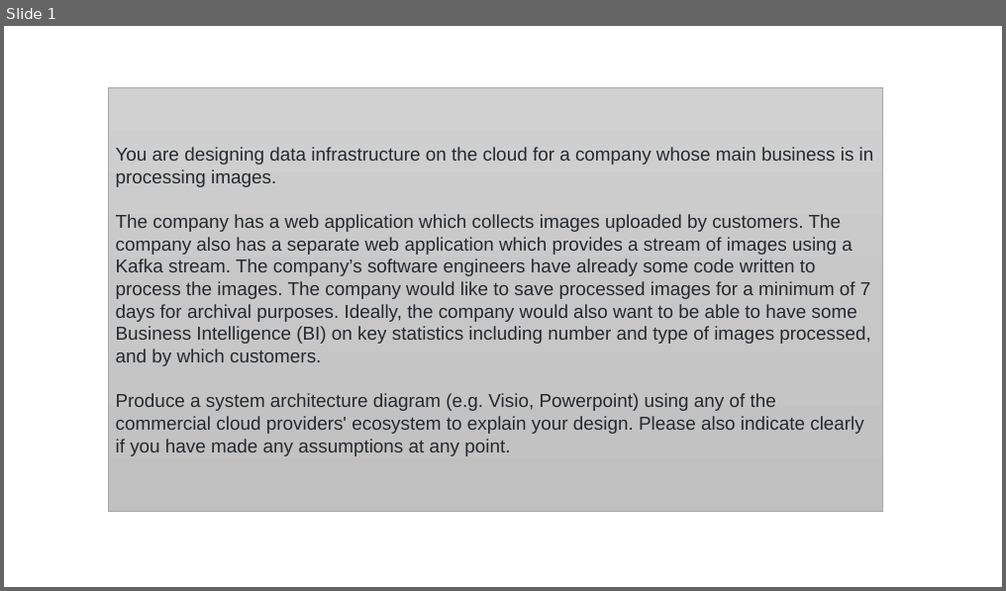
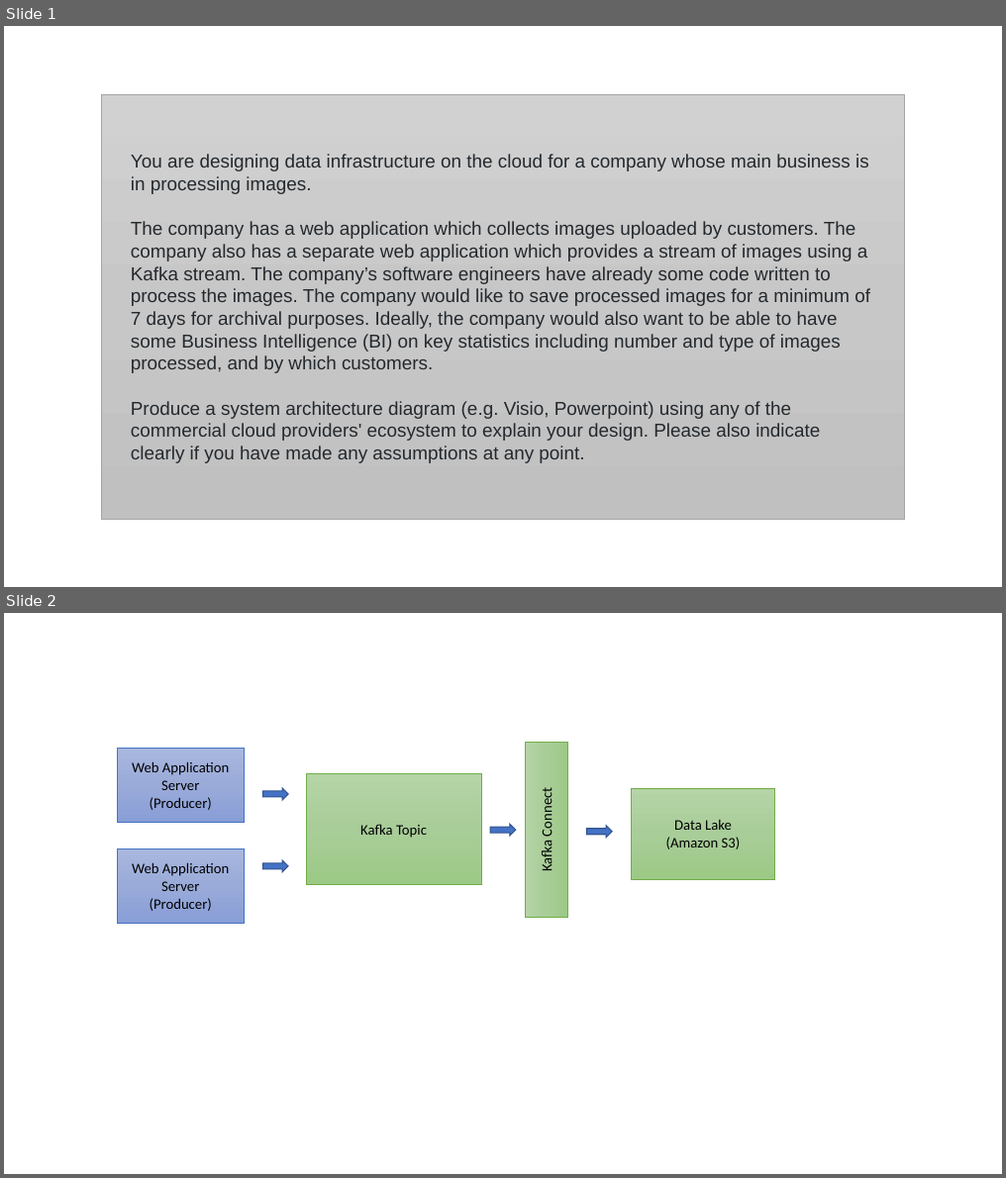
Before and after one commit to ahhaur/govtech, a slide deck: task3/design.pptx. Shown one above the other, each under a label of ours: slide 1 before the commit, slides 1 and 2 after it. The pictures are 1006x591 and 1006x1178 pixels, drawn with LibreOffice and Linux fonts; fonts in the diff are those of the drawing. Boxes give left, top, right and bottom in pixels: in the first picture for what was removed or moved away, otherwise in the second. Text is boxed around its words. In the diff, an @@ line names an element or a change of style, - is before the commit and + after.

Commit message:
Added basic architecture

```diff
--- a/task3/design.pptx
+++ b/task3/design.pptx
@@ slide 2 added at [4,613,1002,1174], background #FFFFFF @@
@@ rectangle added at [117,748,245,822], fill gradient #A8B7DF to #9AABD9 to #889ED7, outline #4472C4 0.5 pt, 14 pt, text #000000 @@
+Web Application
+Server
+(Producer)
@@ rectangle added at [525,742,567,917], fill gradient #B5D5A7 to #AACE9A to #9CC987, outline #70AD47 0.5 pt, 14 pt, text #000000 @@
+Kafka Connect
@@ right arrow added at [263,788,288,800], fill #4472C4, outline #325491 1 pt @@
@@ rectangle added at [307,773,481,884], fill gradient #B5D5A7 to #AACE9A to #9CC987, outline #70AD47 0.5 pt, 14 pt, text #000000 @@
+Kafka Topic
@@ rectangle added at [632,788,775,879], fill gradient #B5D5A7 to #AACE9A to #9CC987, outline #70AD47 0.5 pt, 14 pt, text #000000 @@
+Data Lake
+(Amazon S3)
@@ rectangle added at [117,849,245,923], fill gradient #A8B7DF to #9AABD9 to #889ED7, outline #4472C4 0.5 pt, 14 pt, text #000000 @@
+Web Application
+Server
+(Producer)
@@ right arrow added at [491,824,516,836], fill #4472C4, outline #325491 1 pt @@
@@ right arrow added at [586,826,612,838], fill #4472C4, outline #325491 1 pt @@
@@ right arrow added at [263,861,288,872], fill #4472C4, outline #325491 1 pt @@
@@ slide 1 changed as well @@
@@ rectangle "You are designing data infrastructure ...": place and size @@
-rectangle "You are designing data infrastructure ..." at [108,87,883,512]
+rectangle "You are designing data infrastructure ..." at [101,94,905,519]
```
